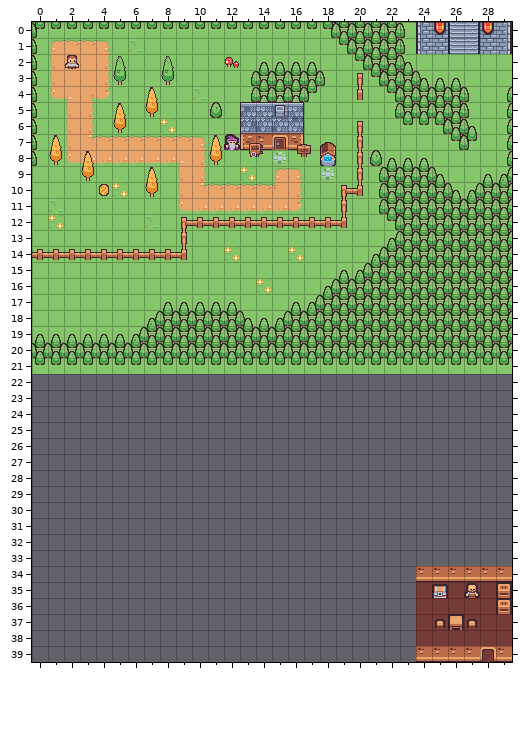
Tiled map, stored at tilesets/tilemap.tmx. The picture above is the old version.
Cells are 16x16 px. Shown: x 0..29, y 0..39.
Once edited:
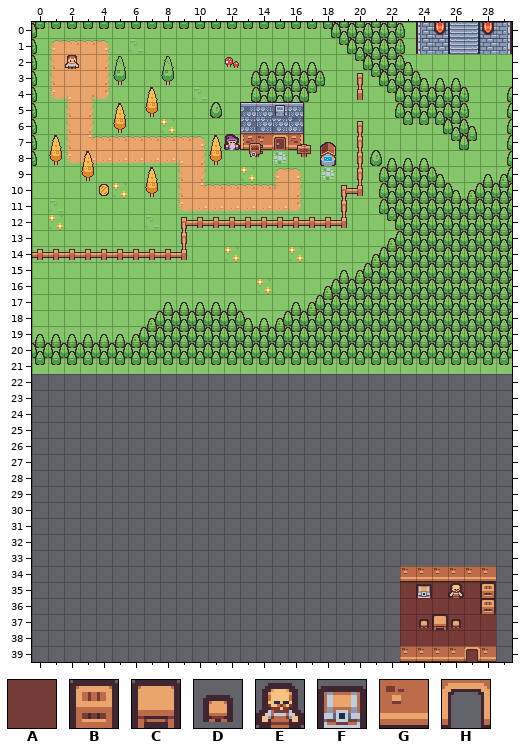
Key: from "kenney tiny dungeon": A 0, B 63, C 72, D 73, E 86, F 89; from "kenney tiny town": G 73, H 74.
_ is an empty cell, # one hidden under a higher layer, . an unchanged one.
Changes in this commit:
--- layer "Ground"
@@ x 23..29 @@
-34 ......G
-35 _.....A
-36 _.....A
-37 _.....A
-38 _.....A
-39 ......#
+34 ......_
+35 A....._
+36 A....._
+37 A....._
+38 A....._
+39 ......_
--- layer "Objects"
@@ x 23..29 @@
-34 _......
-35 ._F_E_B
-36 ....._B
-37 ._DCD..
+34 G......
+35 .F_E_B_
+36 .....B_
+37 .DCD_..
@@ x 23..29 @@
-39 _...GHG
+39 G...HG_
Boxes around the changes in both pictures, in picture pixels (x1, y1, x2, y2):
changed: (400, 566, 512, 662)
